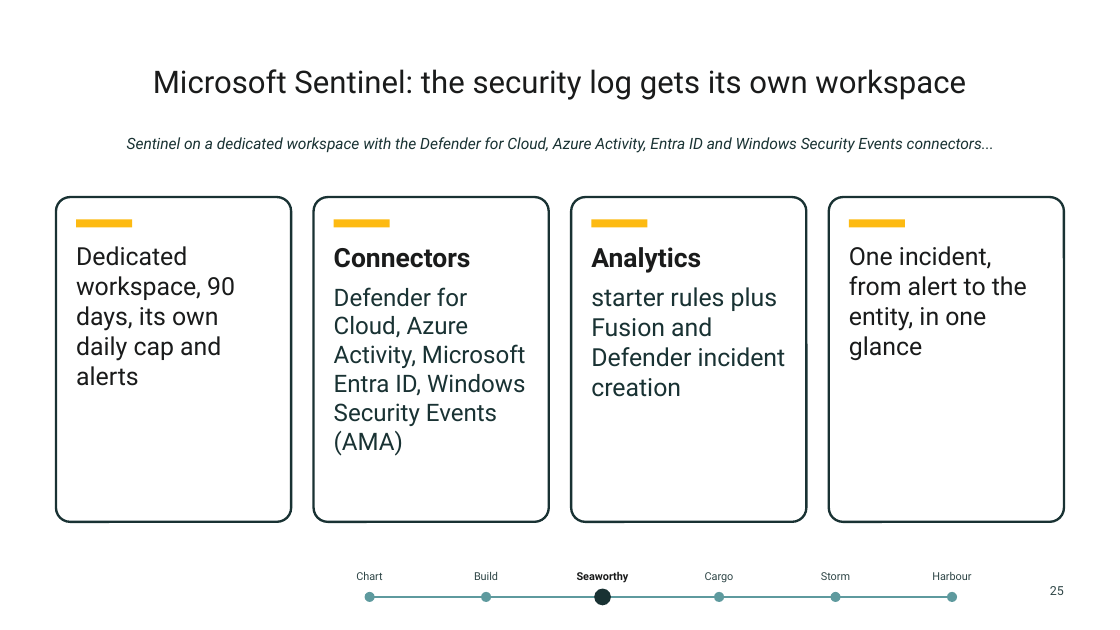
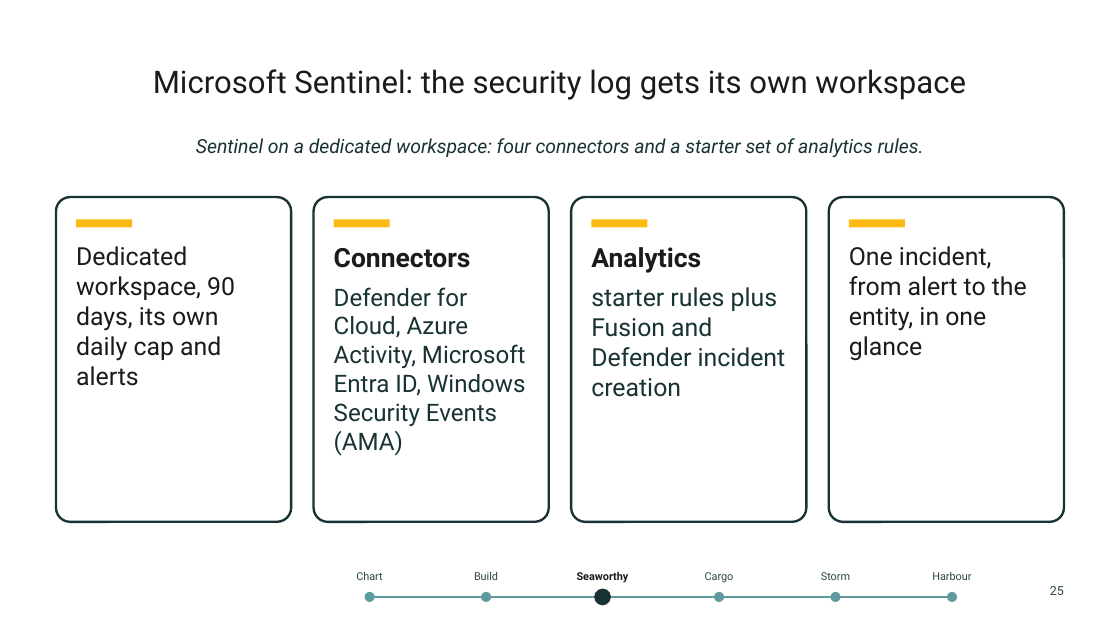
Before and after one commit to thisismydemo/nic2026_azl, a slide deck: slide 25 of presentation/Azure_Local_Discovery_to_Day2_NIC2026.pptx. Drawn at 1120x630 pixels with LibreOffice and Linux fonts; fonts in the diff are those of the drawing; background and template pictures are left out. Boxes give left, top, right and bottom in pixels: in the first picture for what was removed or moved away, otherwise in the second. Text is boxed around its words. In the diff, an @@ line names an element or a change of style, - is before the commit and + after.

```diff
--- a/presentation/Azure_Local_Discovery_to_Day2_NIC2026.pptx
+++ b/presentation/Azure_Local_Discovery_to_Day2_NIC2026.pptx
@@ text at [196,138,924,157]: text changed; size 10 to 12.5 pt @@
-Sentinel on a dedicated workspace with the Defender for Cloud, Azure Activity, Entra ID and Windows Security Events connectors...
+Sentinel on a dedicated workspace: four connectors and a starter set of analytics rules.
```
Also in this commit, not shown: 22 other slides changed, 1 slide added, 29 other files.
